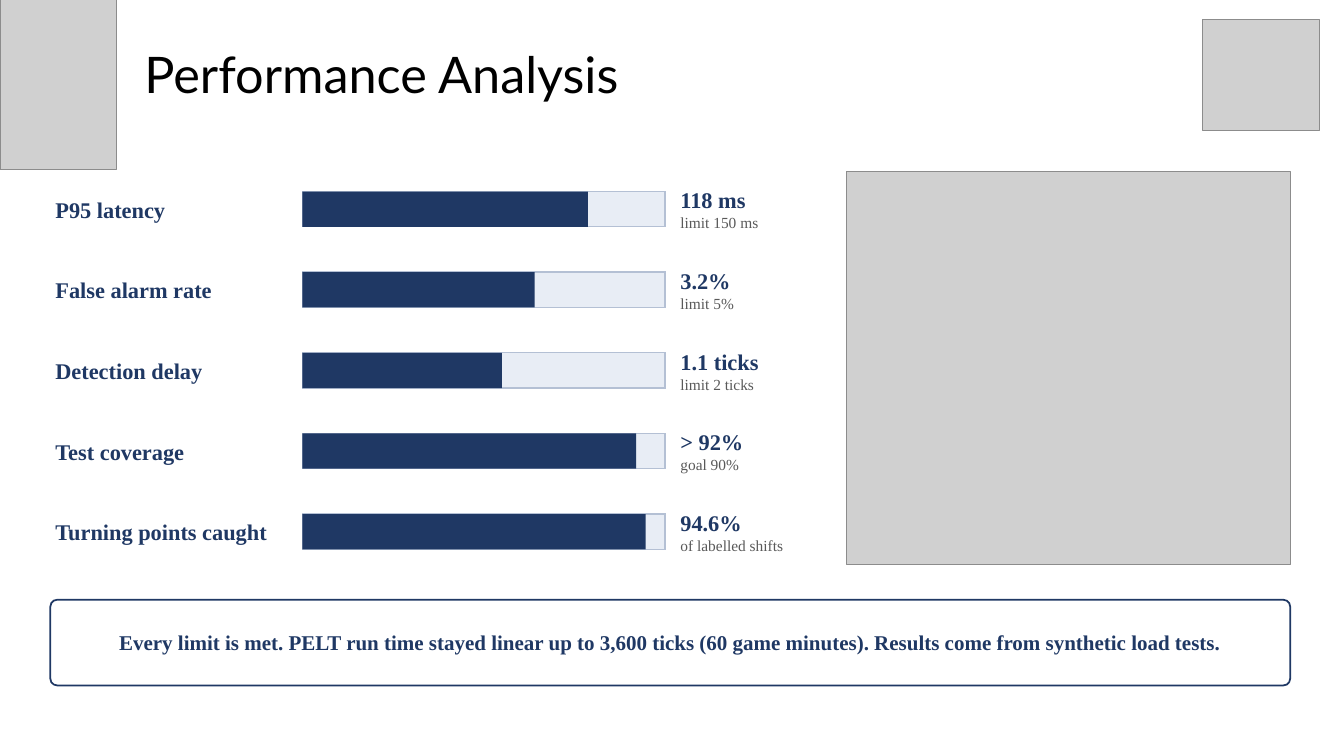
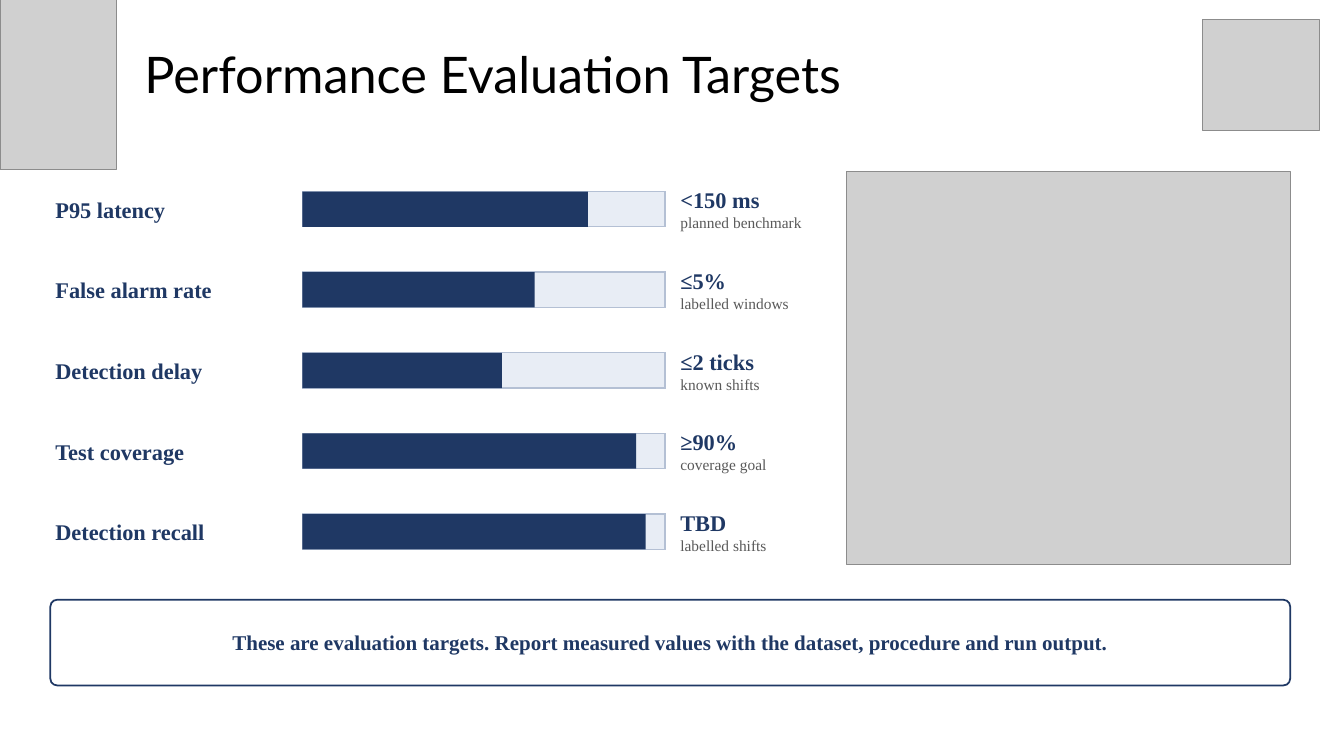
Before and after one commit to MITHUNtech11/CSA1021-SOFTWARE-ENGINEERING-, a slide deck: slide 11 of Capstone/EsportEcho_Capstone (1).pptx. Drawn at 1344x756 pixels with LibreOffice and Linux fonts; fonts in the diff are those of the drawing; grey boxes stand for pictures. Boxes give left, top, right and bottom in pixels: in the first picture for what was removed or moved away, otherwise in the second. Text is boxed around its words. In the diff, an @@ line names an element or a change of style, - is before the commit and + after.

```diff
--- a/Capstone/EsportEcho_Capstone (1).pptx
+++ b/Capstone/EsportEcho_Capstone (1).pptx
@@ title at (144, 56, 841, 102): text changed @@
-Performance Analysis
+Performance Evaluation Targets
@@ text at (680, 193, 802, 232): text changed @@
-118 ms
-limit 150 ms
+<150 ms
+planned benchmark
@@ text at (680, 274, 789, 309): text changed @@
-3.2%
-limit 5%
+≤5%
+labelled windows
@@ text at (680, 354, 759, 390): text changed @@
-1.1 ticks
-limit 2 ticks
+≤2 ticks
+known shifts
@@ text at (680, 435, 767, 474): text changed @@
-> 92%
-goal 90%
+≥90%
+coverage goal
@@ text at (55, 524, 204, 541): text changed @@
-Turning points caught
+Detection recall
@@ text at (680, 516, 766, 551): text changed @@
-94.6%
-of labelled shifts
+TBD
+labelled shifts
@@ text in rounded rectangle at (232, 635, 1107, 655): text changed @@
-Every limit is met. PELT run time stayed linear up to 3,600 ticks (60 game minutes). Results come from synthetic load tests.
+These are evaluation targets. Report measured values with the dataset, procedure and run output.
```
Also in this commit, not shown: 9 other slides changed, 29 other files.
